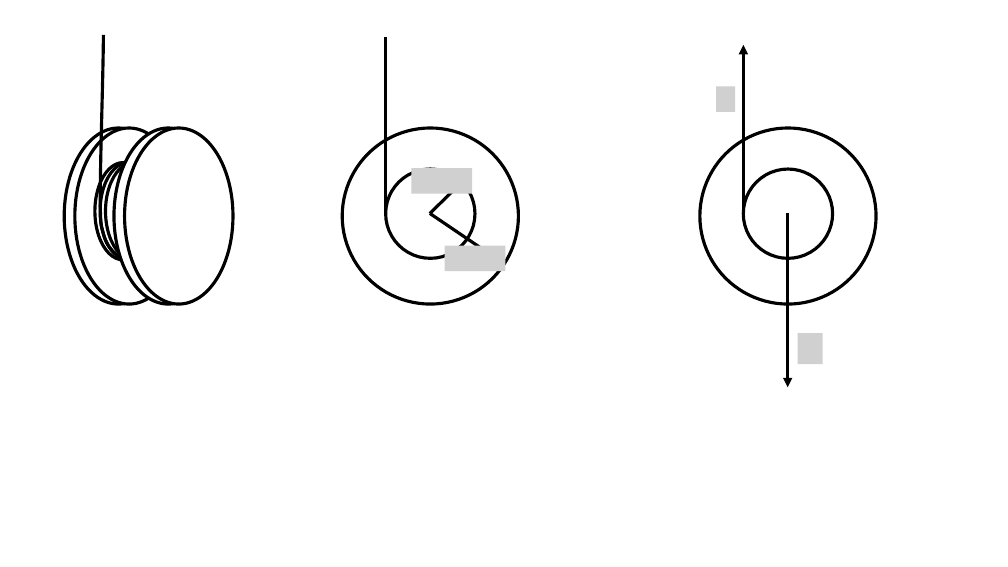
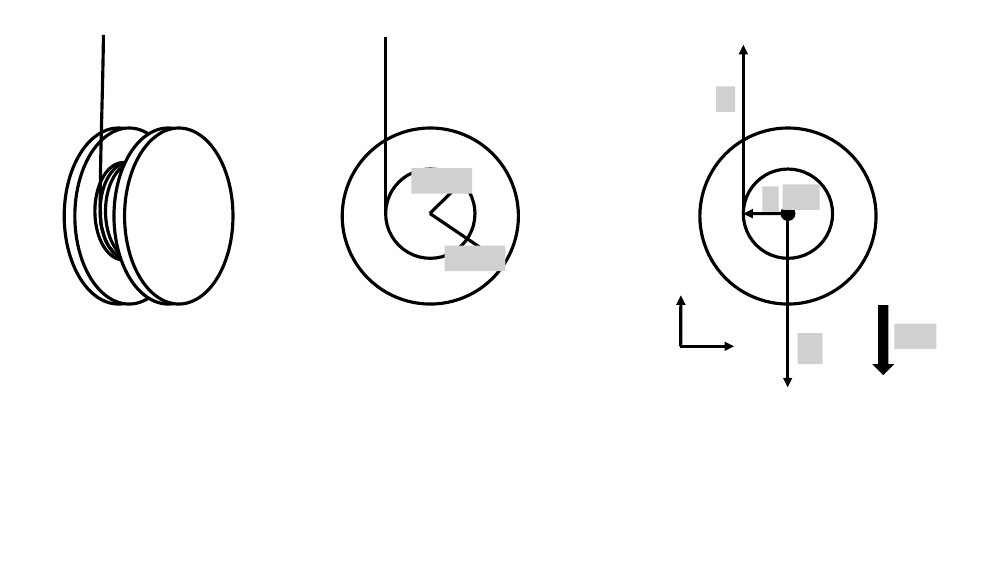
Before and after one commit to OSTP/PhysicsArtofModelling, a slide deck: slide 6 of tex/figures/AngularMomentumRolling/Figures.pptx. Drawn at 1008x567 pixels with LibreOffice and Linux fonts; fonts in the diff are those of the drawing; grey boxes stand for pictures; background and template pictures are left out. Boxes give left, top, right and bottom in pixels: in the first picture for what was removed or moved away, otherwise in the second. Text is boxed around its words. In the diff, an @@ line names an element or a change of style, - is before the commit and + after.

```diff
--- a/tex/figures/AngularMomentumRolling/Figures.pptx
+++ b/tex/figures/AngularMomentumRolling/Figures.pptx
@@ group added at (681, 185, 936, 374): 3 arrows, 3 pictures, 1 ellipse, 1 down arrow @@
```
Also in this commit, not shown: 3 other files.
